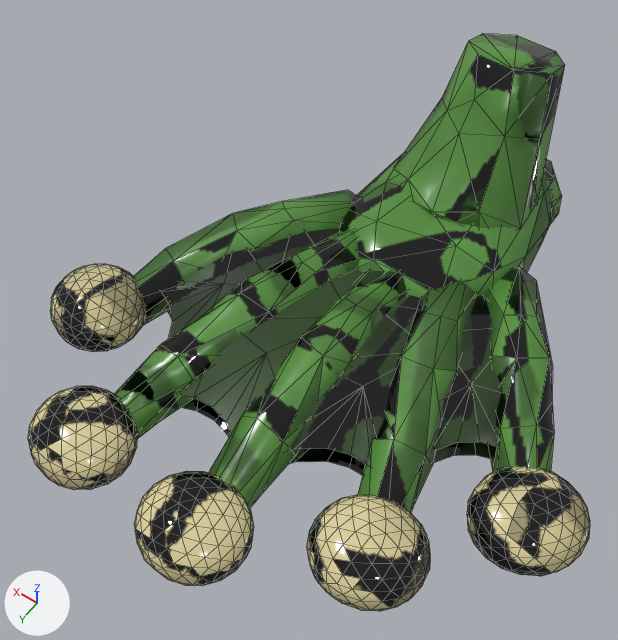
Before and after pictures for a commit that changed the glTF model assets/export/cpart_foot_frog.glb.
Rendered twice from a 50 mm lens placed at (-0.0488, 0.1224, 0.1358), pointed at (0.0057, 0.0461, 0.0159). Arrows for +X, +Y and +Z are at lower left; the lights stay in place. The older version comes first. Mesh edges are drawn as thin lines. Where no turn or scale is listed for an object, it has been applied to the vertices. Vertices at exactly the same position are counted once.

Objects in the first picture: 'FootFrog', 'Pads', 'Web'.
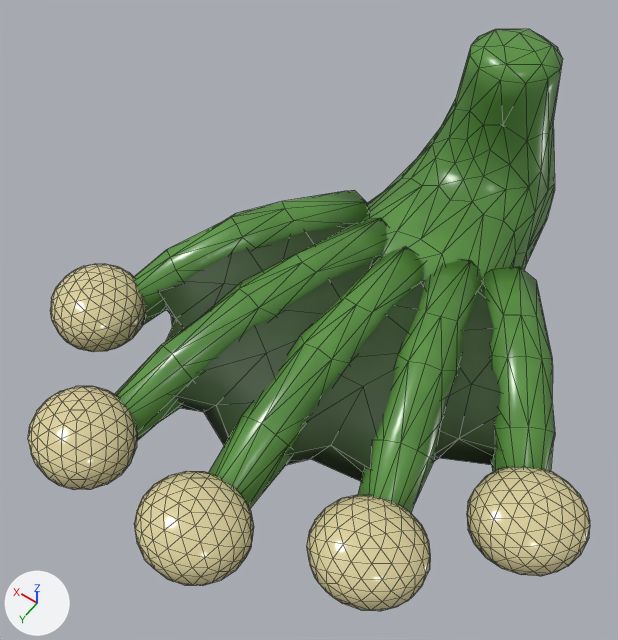
Boxes (x1, y1, x2, y2) around the edits, measured in the pictures (618 x 640 px; the box of a moved part takes in the faces that stretch with it):
'FootFrog', reshaped
    before: (115, 34, 565, 512)
    after: (115, 29, 563, 512)
'Web', reshaped
    before: (162, 228, 501, 475)
    after: (158, 227, 501, 482)
part 1 of me_footfrog_mesh, rebuilt
    before: (339, 153, 552, 298)
    after: (362, 29, 563, 281)
part 2 of me_footfrog_mesh, deleted
    before: (543, 159, 562, 224)
part 3 of me_footfrog_mesh, deleted (green)
    before: (395, 34, 565, 229)
part 4 of me_footfrog_mesh, built on
    both: (115, 190, 554, 512)
part 5 of me_footfrog_mesh, surface changed
    both: (131, 201, 554, 495)
part 6 of me_pads_mesh, surface changed
    both: (28, 264, 590, 611)
part 7 of me_web_mesh, moved or reshaped
    before: (162, 252, 501, 475)
    after: (158, 254, 501, 482)
part 8 of me_web_mesh, surface changed
    both: (216, 228, 501, 398)

Edits to the bpy script that builds the scene:
```text
Change me_footfrog_mesh:
    used by ob_footfrog; location = (0.0, 0.0, 0.0)
    remove me_footfrog_mesh.from_pydata(...)  # 363 vertices, 660 faces; spans x -0.0442..0.0458, y -0.024..0.0825, z 0.0..0.0424
    add me_footfrog_mesh.from_pydata(...)  # 427 vertices, 805 faces; spans x -0.0442..0.0458, y -0.0259..0.0825, z 0.0..0.042
    me_footfrog_mesh part 1: the loose piece of 60 vertices spanning x -0.0194..0.0194, y -0.024..0.0319, z 0.0001..0.0194 is rebuilt with 160 vertices and now spans x -0.0205..0.0205, y -0.0259..0.0321, z 0.0..0.042
    me_footfrog_mesh part 2: the loose piece of 51 vertices spanning x -0.017..0.017, y -0.024..0.008, z 0.0001..0.0169 is deleted
    me_footfrog_mesh part 3: the loose piece of 45 vertices spanning x -0.0151..0.0151, y -0.0215..0.0138, z 0.0..0.0424 is deleted
    me_footfrog_mesh part 4
    44 vertices are removed from x -0.0373..0.04, y 0.0109..0.0795, z 0.0001..0.0177
    221 faces are deleted
    17 vertices move from x -0.0393..0.0404, y 0.0201..0.0658, z 0.0035..0.0177 to x -0.0396..0.0406, y 0.0202..0.066, z 0.0031..0.017
    104 vertices are added at x -0.0383..0.0403, y 0.0106..0.0799, z 0.0..0.0178
    336 new faces join them
    me_footfrog_mesh part 5: 153 kept faces spanning x -0.0442..0.0458, y 0.0102..0.0825, z 0.001..0.0178 get new texture (UV) coordinates
Change me_pads_mesh:
    where me_pads_mesh.from_pydata(...)  # 810 vertices, 1600 faces; spans x -0.0522..0.0536, y 0.0442..0.0945, z 0.0021..0.0131
    used by ob_pads; location = (0.0, 0.0, 0.0)
    me_pads_mesh part 6: texture (UV) coordinates of 1600 of 1600 faces, centred in x -0.052..0.0536, y 0.0444..0.0942, z 0.0022..0.013, changed; they spanned u 0.01..0.97, v 0.01..0.98 and now span u 0.01..0.97, v 0.01..0.97
Change me_web_mesh:
    used by ob_web; location = (0.0, 0.0, 0.0)
    remove me_web_mesh.from_pydata(...)  # 106 vertices, 101 faces; spans x -0.0375..0.0388, y 0.014..0.0736, z 0.0058..0.0154
    add me_web_mesh.from_pydata(...)  # 83 vertices, 93 faces; spans x -0.0375..0.0387, y 0.014..0.0735, z 0.0055..0.0154
    me_web_mesh part 7
    42 vertices are removed from x -0.0375..0.0388, y 0.0452..0.0736, z 0.0058..0.0151
    60 faces are deleted
    19 vertices are added at x -0.0373..0.0387, y 0.0448..0.0735, z 0.0055..0.0153
    52 new faces join them
    me_web_mesh part 8: 41 kept faces spanning x -0.0328..0.0297, y 0.014..0.0614, z 0.0069..0.0154 get new texture (UV) coordinates
```
